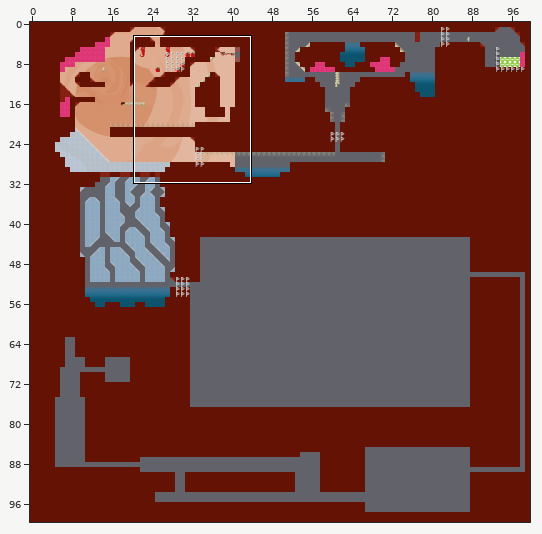
Tiled map, stored at data/assets/Maps/Level2.tmx. The picture above shows the old version from afar; the outline marks the close-up.
Close-up. The starting point:
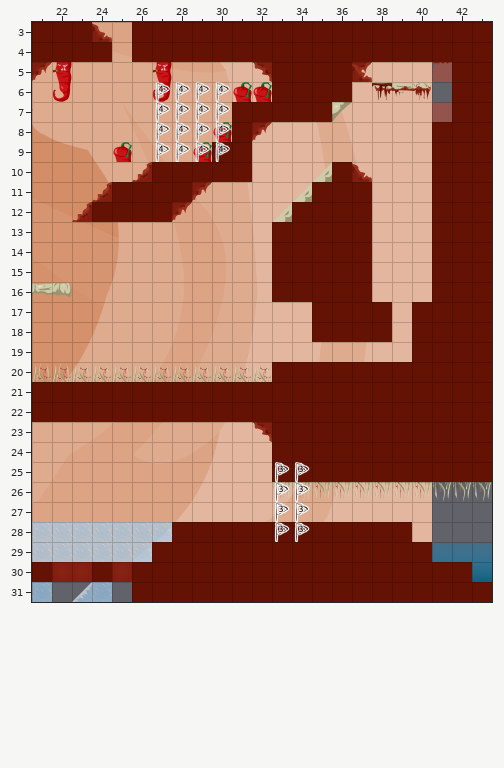
Cells are 64x64 px. Shown: x 21..43, y 3..31. The commit also changed other parts of the map, which this record leaves out.
New version:
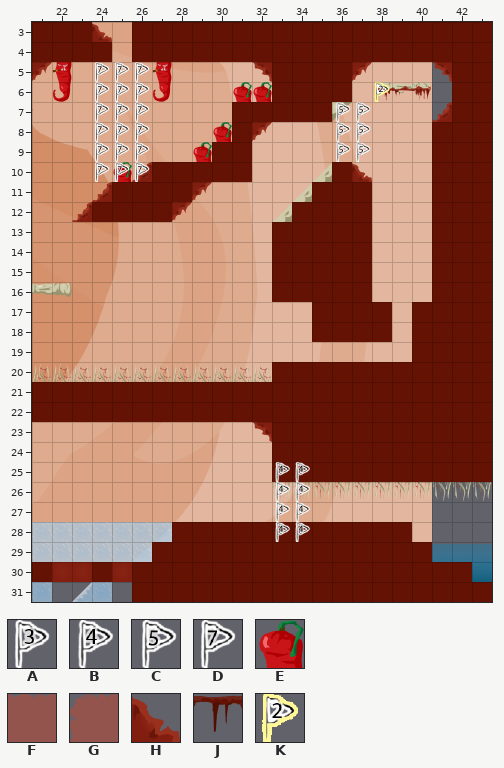
Key: from "CheckpointFlags": A 2, B 3, C 4, D 6; from "Chilli": E 0 "Edge"; from "MeatEdibleBack": F 8, G 12; from "MeatSlopes": H 0 "Slope"; from "MovingPlatforms": J 10; from "PlatformFlags": K 1.
_ is an empty cell.
Diff:
{"where": "layer \"Level\""}
{"y":9,"x":25,"old":"E","new":"_"}
{"y":10,"x":25,"old":"_","new":"E"}
{"where": "layer \"Flags\""}
{"y":5,"x":24,"old":"___","new":"DDD"}
{"y":5,"x":37,"old":"H","new":"_"}
{"y":5,"x":41,"old":"G","new":"_"}
{"y":6,"x":24,"old":"___BBBB","new":"DDD____"}
{"y":6,"x":38,"old":"J","new":"K"}
{"y":7,"x":24,"old":"___BBBB","new":"DDD____"}
{"y":7,"x":36,"old":"__","new":"CC"}
{"y":7,"x":41,"old":"F","new":"_"}
{"y":8,"x":24,"old":"___BBBB","new":"DDD____"}
{"y":8,"x":36,"old":"__","new":"CC"}
{"y":9,"x":24,"old":"___BBBB","new":"DDD____"}
{"y":9,"x":36,"old":"__","new":"CC"}
{"y":10,"x":24,"old":"___","new":"DDD"}
{"y":25,"x":33,"old":"AA","new":"BB"}
{"y":26,"x":33,"old":"AA","new":"BB"}
{"y":27,"x":33,"old":"AA","new":"BB"}
{"y":28,"x":33,"old":"AA","new":"BB"}
